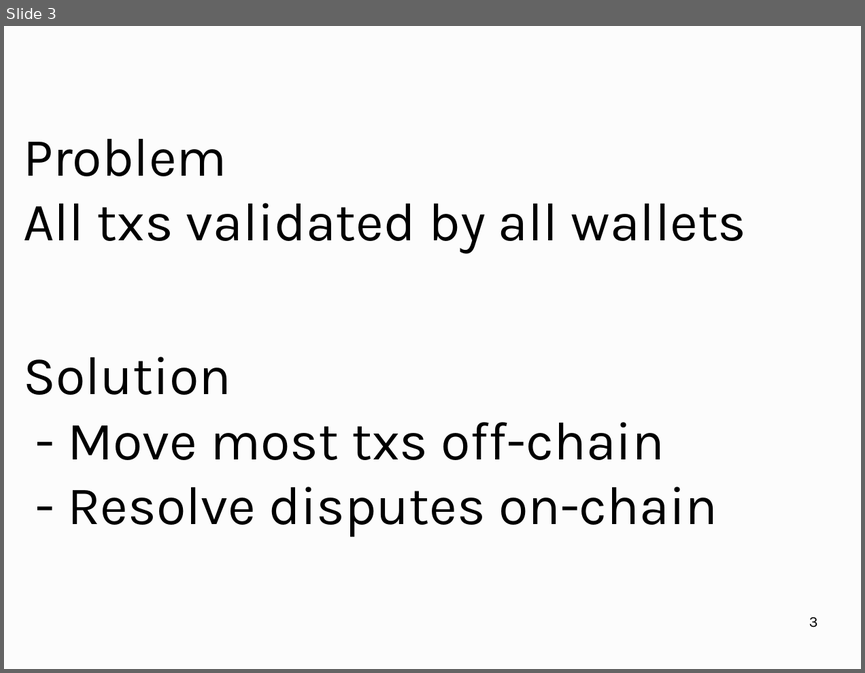
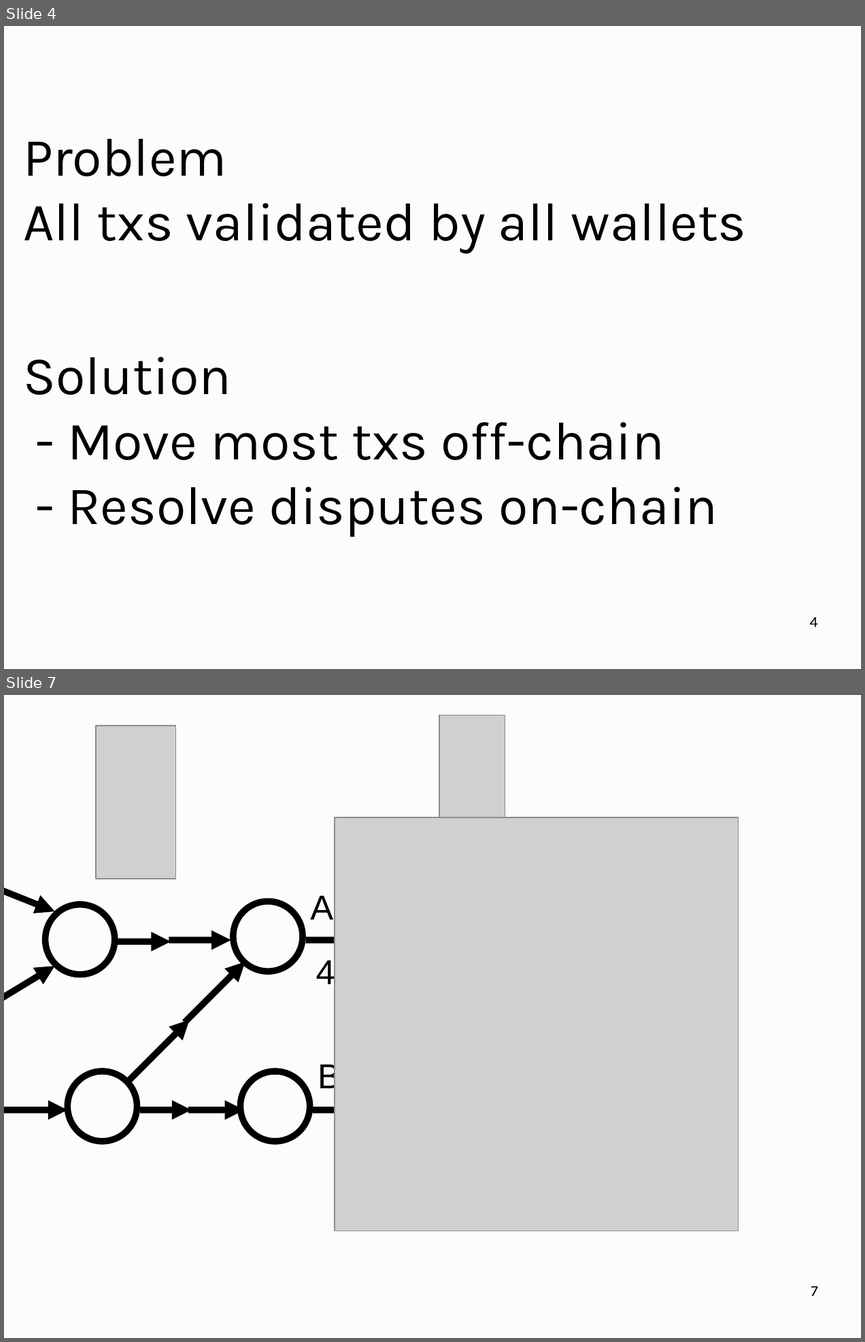
Before and after one commit to OrfeasLitos/PaymentChannels, a slide deck: ln-slides/slides.odp. Shown one above the other, each under a label of ours: slide 3 before the commit, slides 4 and 7 after it; the slides between them are not shown. The pictures are 865x673 and 865x1342 pixels, drawn with LibreOffice and Linux fonts; fonts in the diff are those of the drawing; grey boxes stand for pictures. Boxes give left, top, right and bottom in pixels: in the first picture for what was removed or moved away, otherwise in the second. Text is boxed around its words. In the diff, an @@ line names an element or a change of style, - is before the commit and + after.

```diff
--- a/ln-slides/slides.odp
+++ b/ln-slides/slides.odp
@@ slide 7 added at <box>4,695,861,1338</box>, background #FCFCFC @@
@@ picture added at <box>96,726,176,879</box> @@
@@ picture added at <box>439,715,505,879</box> @@
@@ picture added at <box>334,817,738,1230</box> @@
@@ arrow added from (4, 883) to (54, 911), #000000 6.01 pt @@
@@ text added at <box>310,892,385,927</box>, 32 pt, text #000000 @@
+Alice
@@ ellipse added at <box>45,904,114,974</box>, outline #000000 6.01 pt @@
@@ ellipse added at <box>233,901,303,971</box>, outline #000000 6.01 pt @@
@@ arrow added from (114, 941) to (171, 941), #000000 6.01 pt @@
@@ arrow added from (169, 940) to (231, 940), #000000 6.01 pt @@
@@ arrow added from (306, 940) to (391, 940), #000000 6.01 pt @@
@@ text added at <box>316,956,335,991</box>, 32 pt, text #000000 @@
+4
@@ arrow added from (4, 1008) to (54, 966), #000000 6.01 pt @@
@@ arrow added from (184, 1022) to (245, 962), #000000 6.01 pt @@
@@ arrow added from (129, 1081) to (190, 1020), #000000 6.01 pt @@
@@ text added at <box>317,1060,379,1095</box>, 32 pt, text #000000 @@
+Bob
@@ ellipse added at <box>68,1071,137,1141</box>, outline #000000 6.01 pt @@
@@ ellipse added at <box>241,1071,309,1141</box>, outline #000000 6.01 pt @@
@@ arrow added from (4, 1110) to (68, 1110), #000000 6.01 pt @@
@@ arrow added from (140, 1109) to (192, 1109), #000000 6.01 pt @@
@@ arrow added from (188, 1110) to (244, 1110), #000000 6.01 pt @@
@@ arrow added from (313, 1110) to (391, 1110), #000000 6.01 pt @@
@@ page number added at <box>810,1286,817,1295</box>, 14 pt, text #000000 @@
+7
@@ what was slide 3 is now slide 4 @@
@@ page number at <box>809,617,817,626</box>: text changed @@
-3
+4
```
Also in this commit, not shown: 2 slides changed, 27 other slides added, 5 slides removed, 1 other file.
